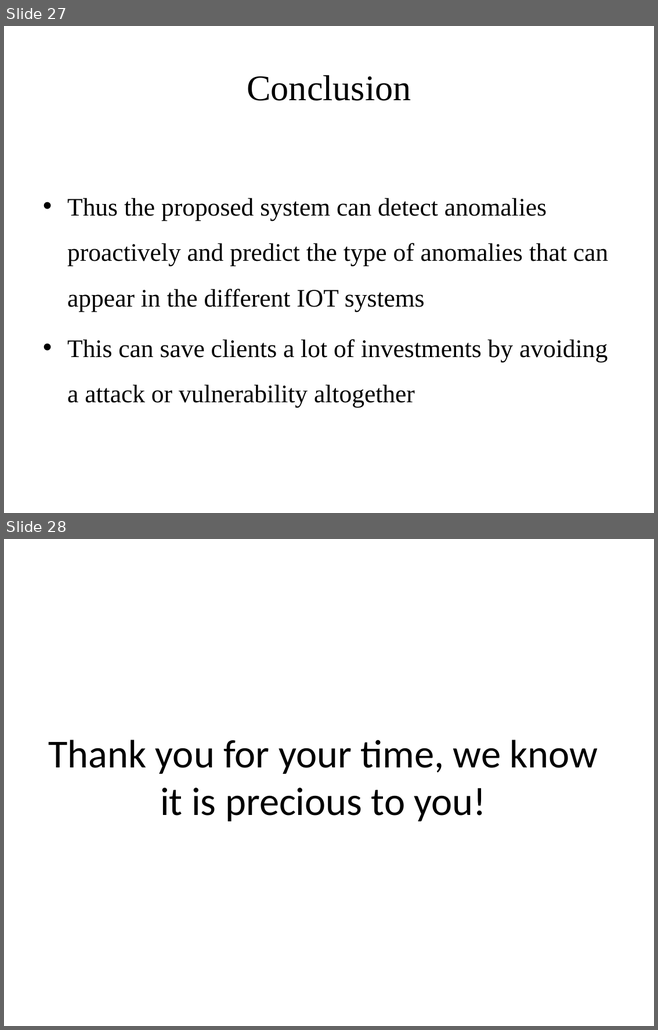
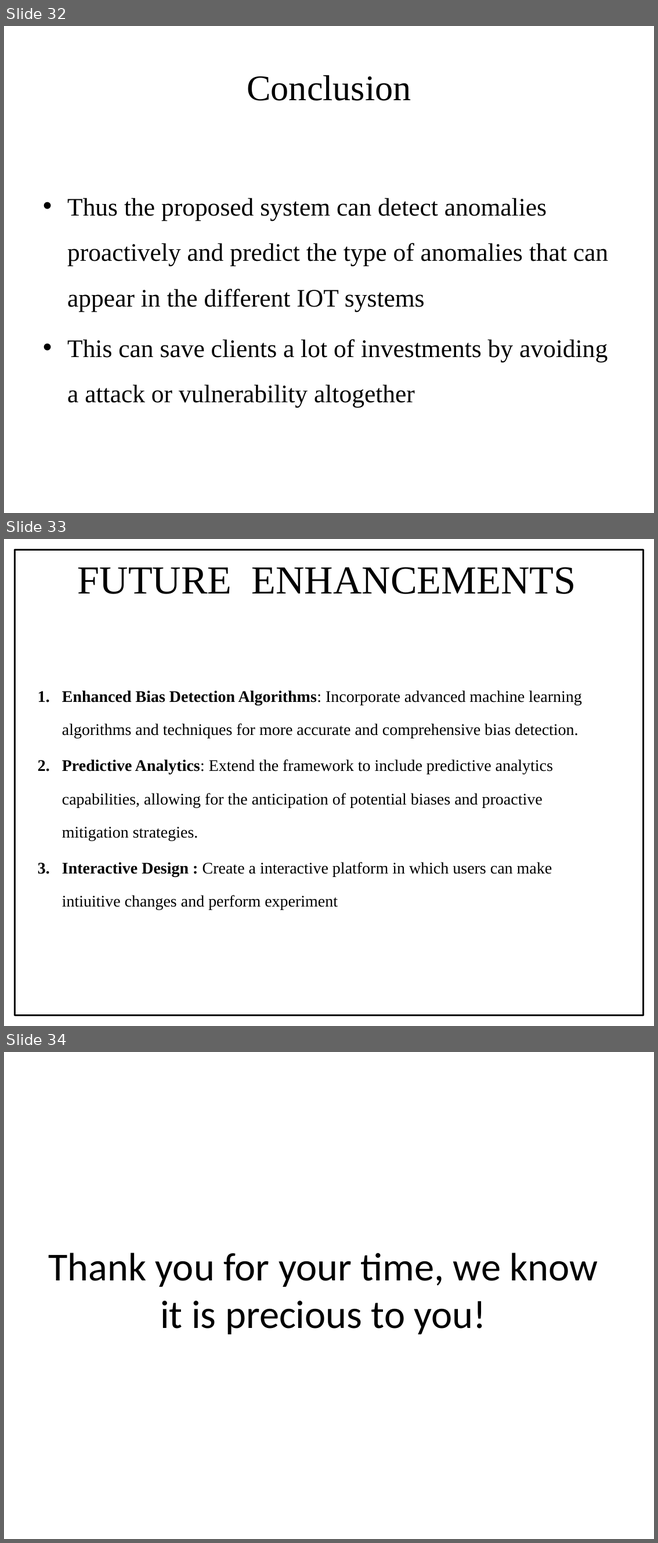
Before and after one commit to Renegadez518/IotSecurityProj, a slide deck: IOTProjreview ppt.pptx. Shown one above the other, each under a label of ours: slides 27 and 28 before the commit, slides 32, 33 and 34 after it. The pictures are 658x1030 and 658x1543 pixels, drawn with LibreOffice and Linux fonts; fonts in the diff are those of the drawing. Boxes give left, top, right and bottom in pixels: in the first picture for what was removed or moved away, otherwise in the second. Text is boxed around its words. In the diff, an @@ line names an element or a change of style, - is before the commit and + after.

```diff
--- a/IOTProjreview ppt.pptx
+++ b/IOTProjreview ppt.pptx
@@ slide 33 added at box(4, 539, 654, 1026), background #FFFFFF @@
@@ rectangle added at box(15, 550, 643, 1016), outline #000000 2 pt @@
@@ title added at box(78, 567, 575, 594), 44 pt, text #000000 @@
+FUTURE ENHANCEMENTS
@@ text added at box(62, 690, 582, 910), 18 pt, text #000000 @@
+1. Enhanced Bias Detection Algorithms: Incorporate advanced machine learning algorithms and techniques for more accurate and comprehensive bias detection.
+2. Predictive Analytics: Extend the framework to include predictive analytics capabilities, allowing for the anticipation of potential biases and proactive mitigation strategies.
+3. Interactive Design : Create a interactive platform in which users can make intiuitive changes and perform experiment
@@ what was slide 27 is now slide 32 @@
@@ what was slide 28 is now slide 34 @@
```
Also in this commit, not shown: 9 slides changed, 5 other slides added.
